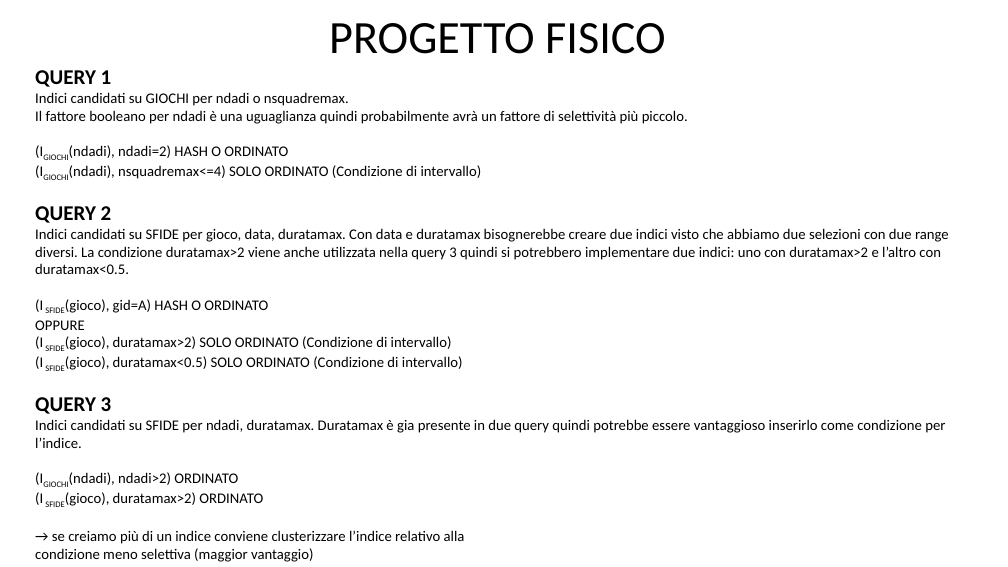
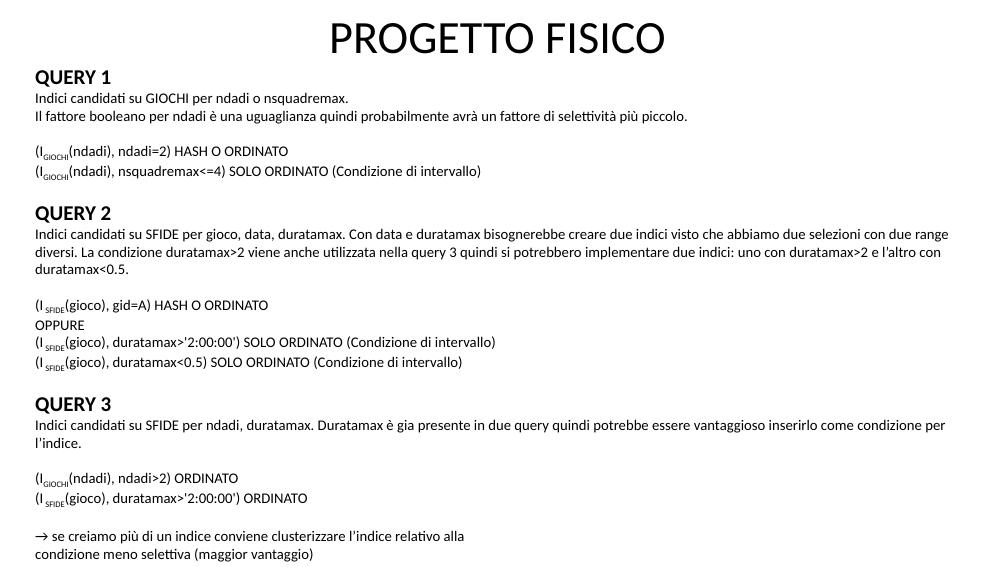
Before and after one commit to DavideGit-cs/BD_Progetto_Gruppo11, a slide deck: slide 15 of Vincoli_Domini_BDProgetto_finale.pptx. Drawn at 1008x567 pixels with LibreOffice and Linux fonts; fonts in the diff are those of the drawing. Boxes give left, top, right and bottom in pixels: in the first picture for what was removed or moved away, otherwise in the second. Text is boxed around its words. In the diff, an @@ line names an element or a change of style, - is before the commit and + after.

```diff
--- a/Vincoli_Domini_BDProgetto_finale.pptx
+++ b/Vincoli_Domini_BDProgetto_finale.pptx
@@ text at (35, 336, 496, 351): text changed @@
-(I SFIDE(gioco), duratamax>2) SOLO ORDINATO (Condizione di intervallo)
+(I SFIDE(gioco), duratamax>'2:00:00') SOLO ORDINATO (Condizione di intervallo)
@@ text at (35, 492, 308, 507): text changed @@
-(I SFIDE(gioco), duratamax>2) ORDINATO
+(I SFIDE(gioco), duratamax>'2:00:00') ORDINATO
```
Also in this commit, not shown: 10 other slides changed, 1 other file.
